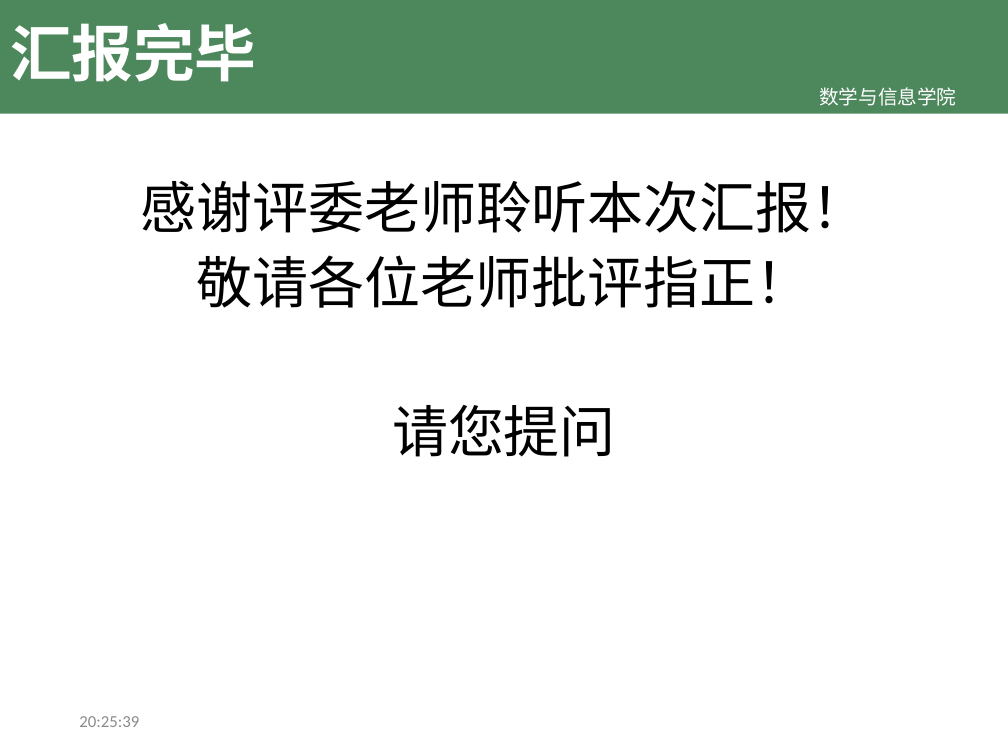
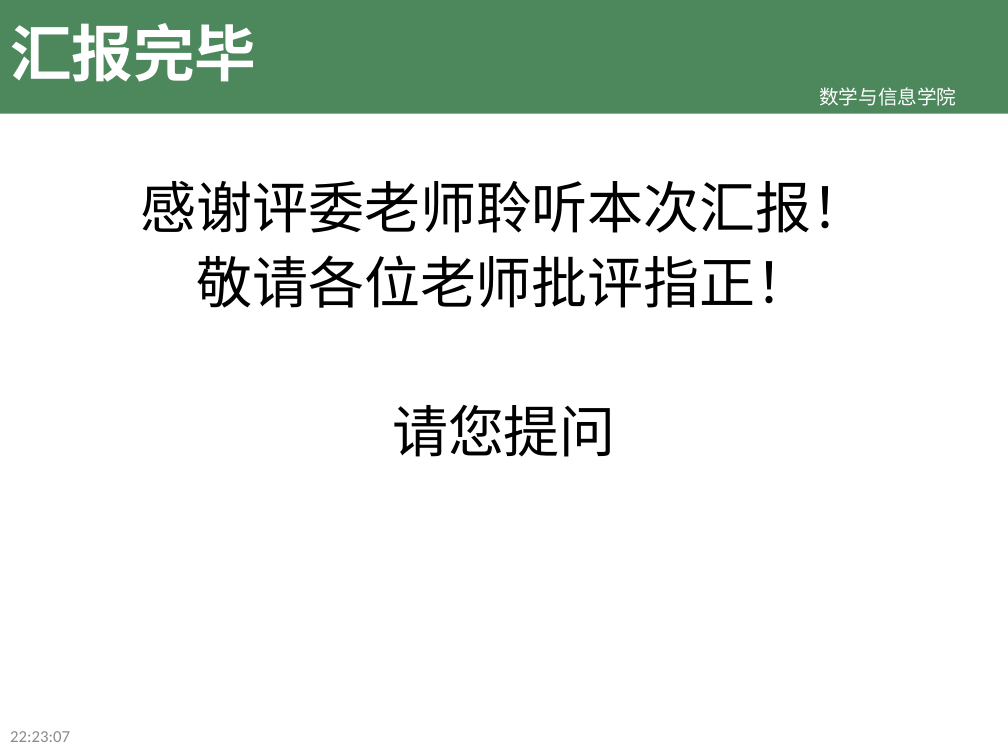
Before and after one commit to TeslaCN/graduation, a slide deck: slide 24 of 基于Scrapy框架的计算机专业学习资源网站_吴伟杰.pptx (slide 21 before the commit). Drawn at 1008x756 pixels with LibreOffice and Linux fonts; fonts in the diff are those of the drawing; background and template pictures are left out. Boxes give left, top, right and bottom in pixels: in the first picture for what was removed or moved away, otherwise in the second. Text is boxed around its words. In the diff, an @@ line names an element or a change of style, - is before the commit and + after.

```diff
--- a/基于Scrapy框架的计算机专业学习资源网站_吴伟杰.pptx
+++ b/基于Scrapy框架的计算机专业学习资源网站_吴伟杰.pptx
@@ text at (x1=10, y1=731, x2=70, y2=742): text changed @@
-20:25:39
+22:23:07
```
Also in this commit, not shown: 20 other slides changed, 3 slides added, 8 other files.
